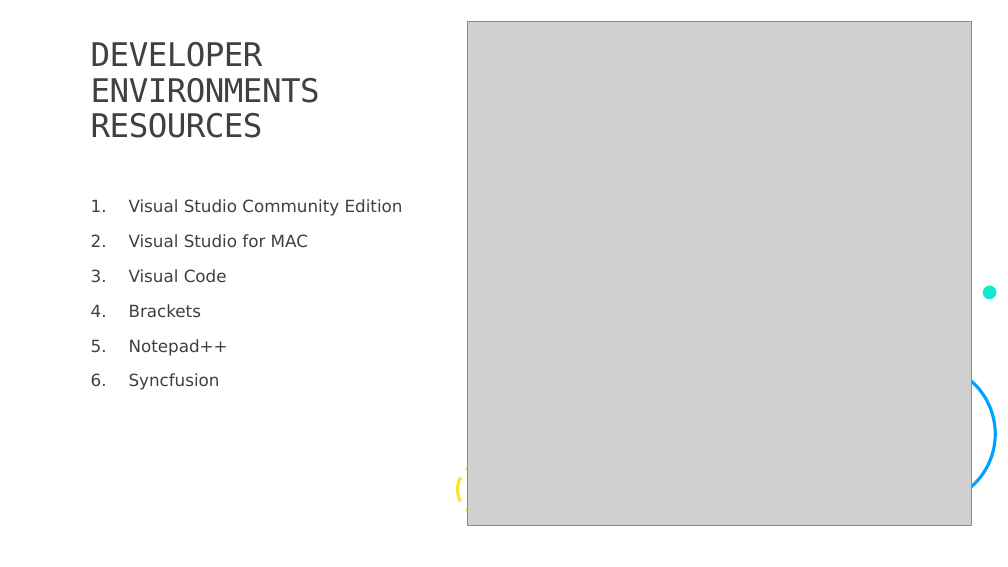
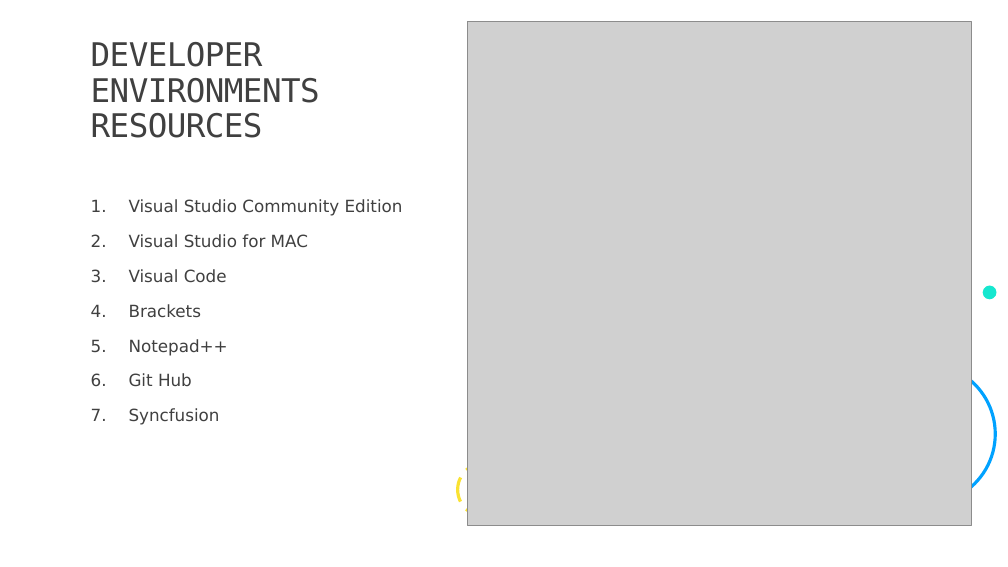
Before and after one commit to Davidgallivan23/Presentations, a slide deck: slide 7 of LightingTalks/Holy Freebies Batman.pptx. Drawn at 1008x567 pixels with LibreOffice and Linux fonts; fonts in the diff are those of the drawing; grey boxes stand for pictures. Boxes give left, top, right and bottom in pixels: in the first picture for what was removed or moved away, otherwise in the second. Text is boxed around its words. In the diff, an @@ line names an element or a change of style, - is before the commit and + after.

Commit message:
Added git huib to ide

```diff
--- a/LightingTalks/Holy Freebies Batman.pptx
+++ b/LightingTalks/Holy Freebies Batman.pptx
@@ text at [129,373,192,387]: paragraph added @@
+6. Git Hub
```
